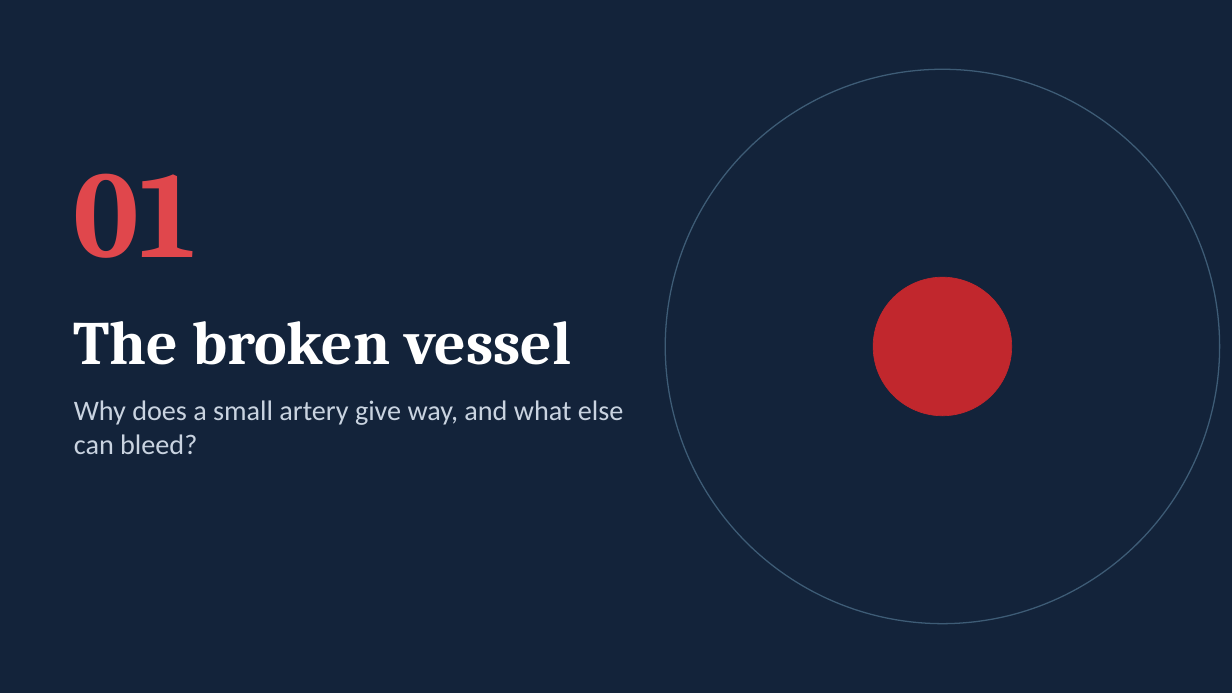
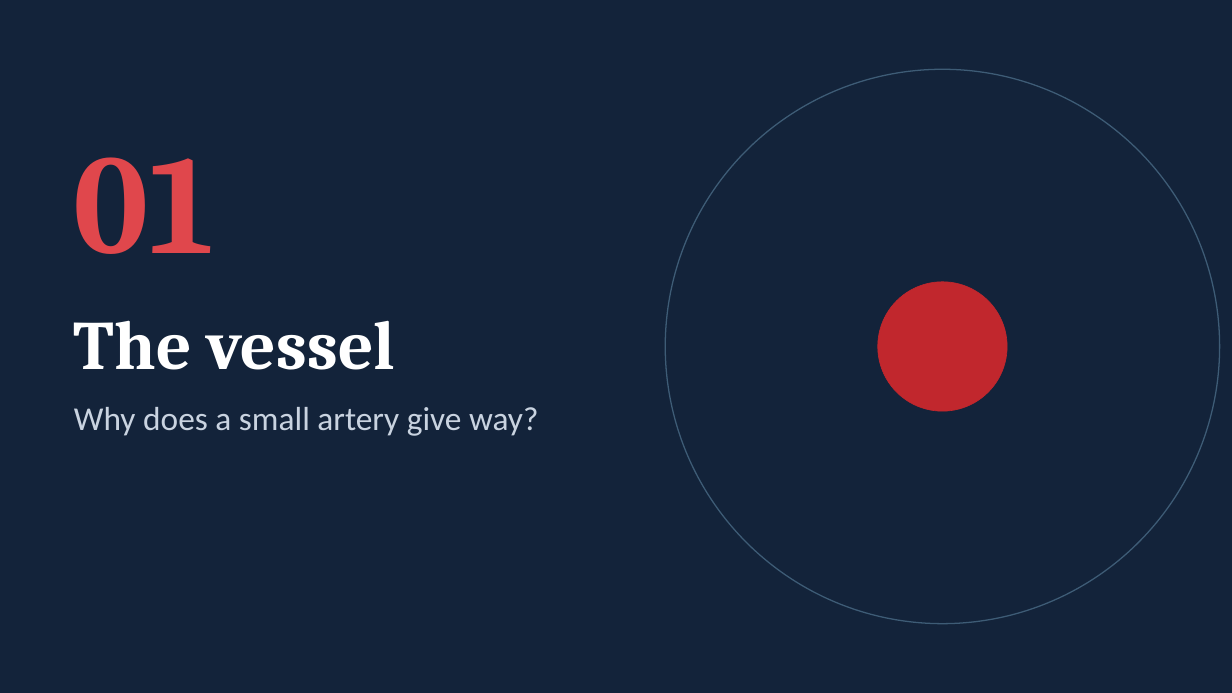
Before and after one commit to fredtom1/fred-Tom-, a slide deck: slide 6 of Chapter5_ICH_Pathophysiology.pptx (slide 4 before the commit). Drawn at 1232x693 pixels with LibreOffice and Linux fonts; fonts in the diff are those of the drawing. Boxes give left, top, right and bottom in pixels: in the first picture for what was removed or moved away, otherwise in the second. Text is boxed around its words. In the diff, an @@ line names an element or a change of style, - is before the commit and + after.

```diff
--- a/Chapter5_ICH_Pathophysiology.pptx
+++ b/Chapter5_ICH_Pathophysiology.pptx
@@ text "01": place and size @@
-text "01" at <box>74,173,196,258</box>
+text "01" at <box>74,157,214,254</box>
@@ text "01" at <box>74,157,214,254</box>: size 96 to 110 pt @@
@@ ellipse: place and size @@
-ellipse at <box>873,277,1012,416</box>
+ellipse at <box>878,282,1007,411</box>
@@ text at <box>74,320,395,370</box>: text changed; size 48 to 54 pt @@
-The broken vessel
+The vessel
@@ text at <box>74,407,538,436</box>: text changed; size 22 to 26 pt @@
-Why does a small artery give way, and what else can bleed?
+Why does a small artery give way?
```
Also in this commit, not shown: 13 other slides changed, 17 slides added, 11 slides removed, 12 other files.
